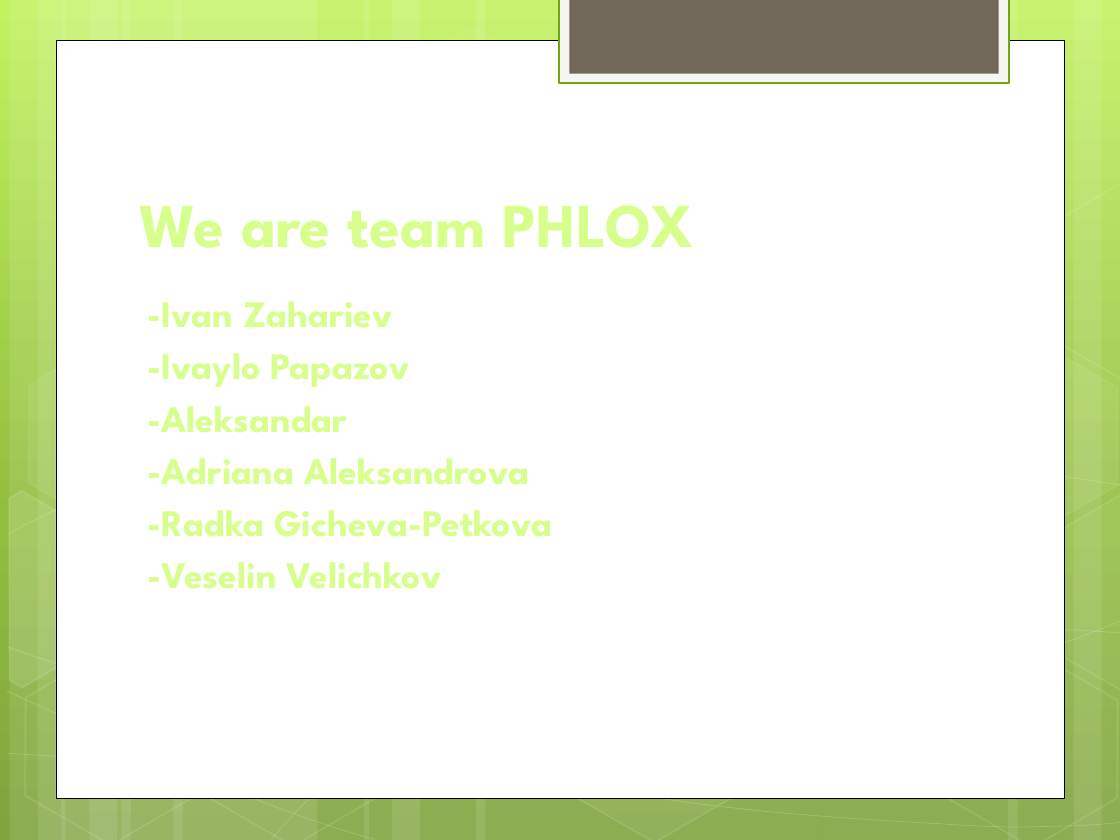
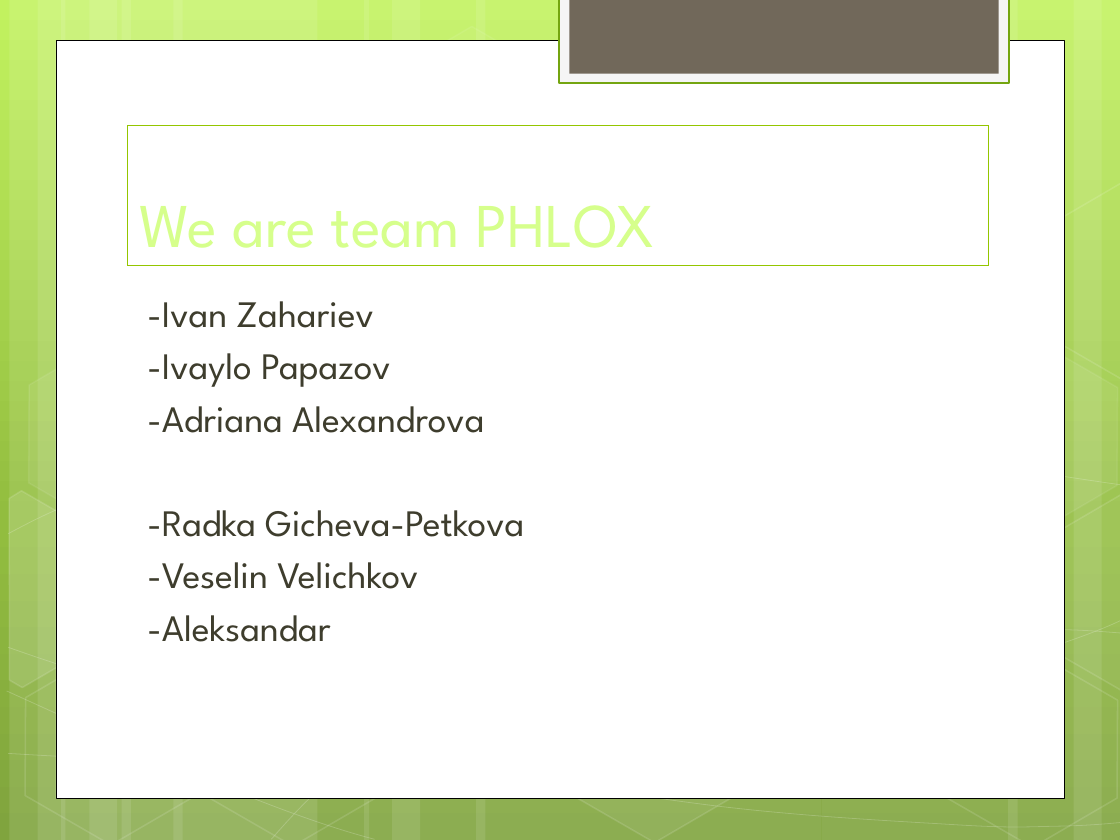
Before and after one commit to TeamPhlox/Cognitio, a slide deck: slide 3 of cognitio.pptx (slide 4 before the commit). Drawn at 1120x840 pixels with LibreOffice and Linux fonts; fonts in the diff are those of the drawing. Boxes give left, top, right and bottom in pixels: in the first picture for what was removed or moved away, otherwise in the second. Text is boxed around its words. In the diff, an @@ line names an element or a change of style, - is before the commit and + after.

```diff
--- a/cognitio.pptx
+++ b/cognitio.pptx
@@ title "We are team PHLOX": place and size @@
-title "We are team PHLOX" at bbox=[139, 205, 695, 248]
+title "We are team PHLOX" at bbox=[128, 125, 988, 265]
@@ title "We are team PHLOX" at bbox=[128, 125, 988, 265]: bold off; outline none to #94C600 0.75 pt @@
@@ text at bbox=[147, 301, 524, 589]: text colour #D6FF8C to #3E3D2D, letter outline #434128 1 pt to none, bold off in "-Ivan Zahariev", "-Ivaylo Papazov", "-Radka Gicheva-Petkova", "-Veselin Velichkov" @@
@@ text at bbox=[147, 406, 484, 433]: text changed; text colour #D6FF8C to #3E3D2D; bold off @@
--Aleksandar
--Adriana Aleksandrova
+-Adriana Alexandrova
@@ text at bbox=[147, 615, 330, 642]: paragraph added @@
+-Aleksandar
```
Also in this commit, not shown: 2 other slides changed, 2 slides removed.
